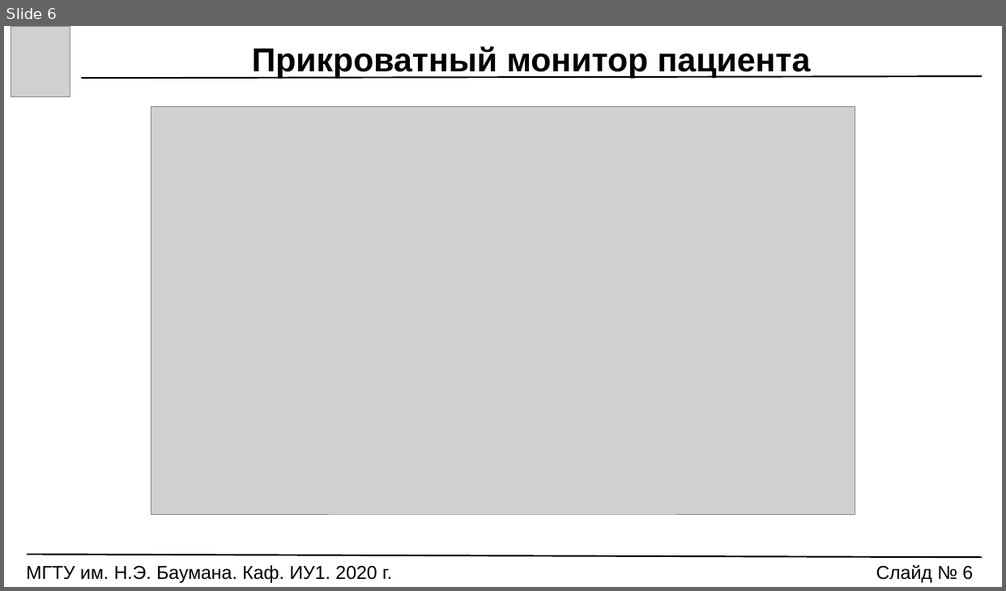
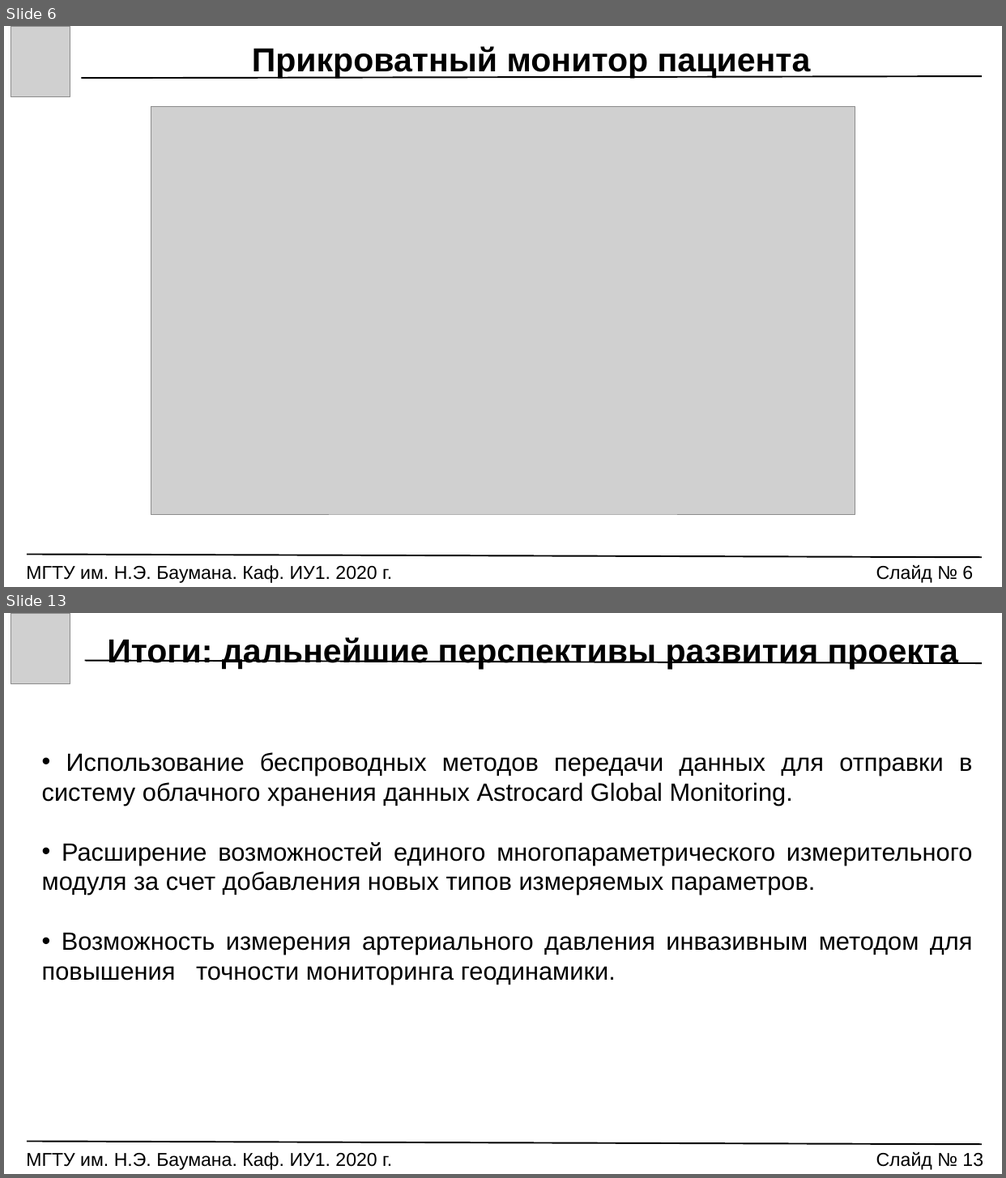
Before and after one commit to Markus85666/Graduation-Qualification-Work, a slide deck: РЕЧЬ_ПРЕЗЕНТАЦИЯ/VKR_Prezentatsia.pptx. Shown one above the other, each under a label of ours: slide 6 before the commit, slides 6 and 13 after it; the slides between them are not shown. The pictures are 1006x591 and 1006x1178 pixels, drawn with LibreOffice and Linux fonts; fonts in the diff are those of the drawing; grey boxes stand for pictures. Boxes give left, top, right and bottom in pixels: in the first picture for what was removed or moved away, otherwise in the second. Text is boxed around its words. In the diff, an @@ line names an element or a change of style, - is before the commit and + after.

```diff
--- a/РЕЧЬ_ПРЕЗЕНТАЦИЯ/VKR_Prezentatsia.pptx
+++ b/РЕЧЬ_ПРЕЗЕНТАЦИЯ/VKR_Prezentatsia.pptx
@@ slide 13 added at (4, 613, 1002, 1174), background #FFFFFF @@
@@ picture added at (10, 613, 70, 683) @@
@@ line added from (85, 660) to (982, 663), #000000 1.5 pt @@
@@ text added at (107, 637, 958, 669), 32 pt, text #000000, bold @@
+Итоги: дальнейшие перспективы развития проекта
@@ text added at (42, 752, 973, 985), 24 pt, text #000000 @@
+• Использование беспроводных методов передачи данных для отправки в систему облачного хранения данных Astrocard Global Monitoring.
+• Расширение возможностей единого многопараметрического измерительного модуля за счет добавления новых типов измеряемых параметров.
+• Возможность измерения артериального давления инвазивным методом для повышения точности мониторинга геодинамики.
@@ line added from (27, 1142) to (982, 1144), #000000 1.5 pt @@
@@ text added at (26, 1152, 392, 1170), 18 pt, text #000000 @@
+МГТУ им. Н.Э. Баумана. Каф. ИУ1. 2020 г.
@@ text added at (876, 1152, 983, 1170), 18 pt, text #000000 @@
+Слайд № 13
```
Also in this commit, not shown: 8 slides changed, 1 slide removed, 8 other files.
